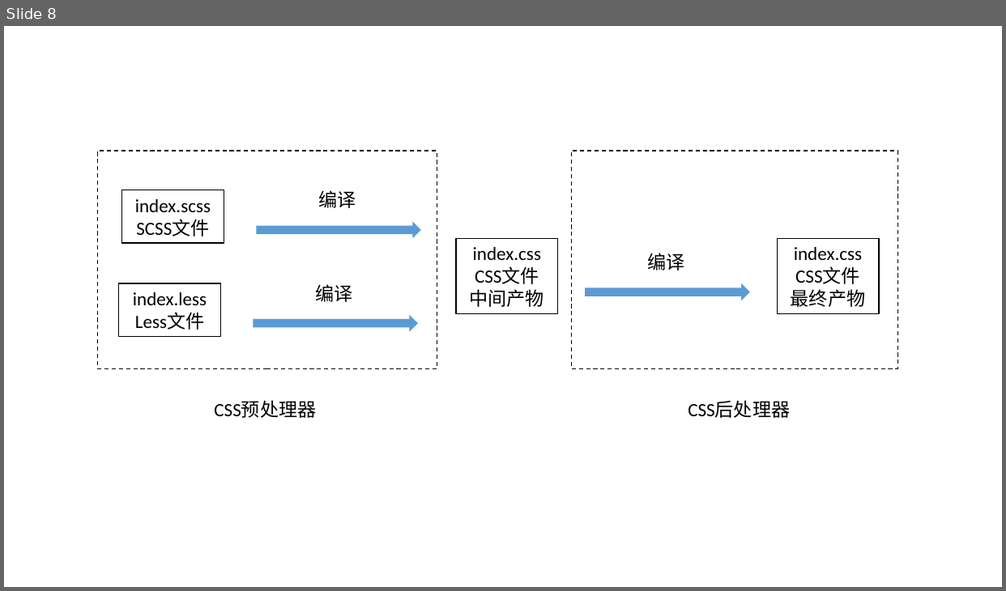
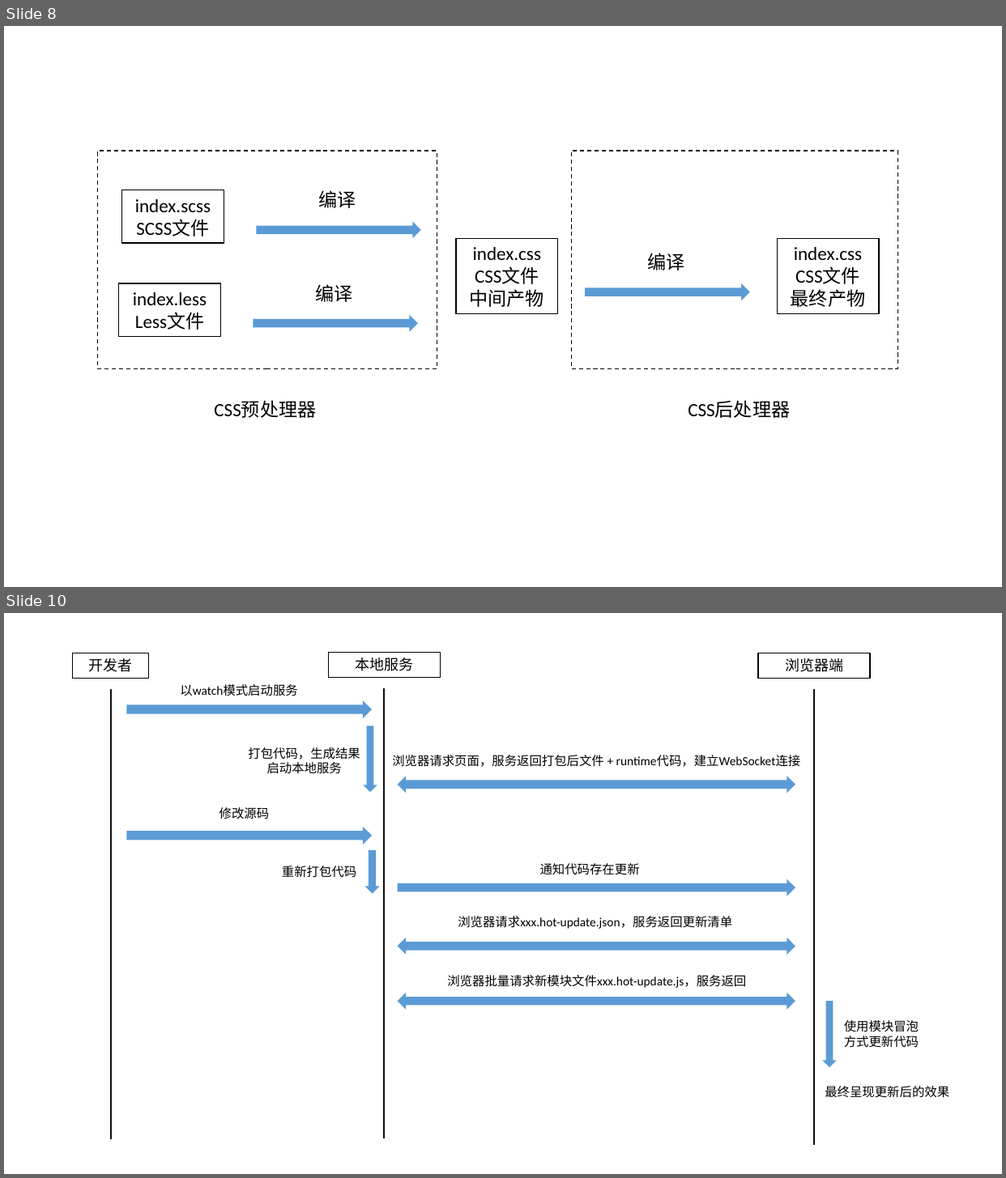
Before and after one commit to jzplp/jzplp.github.io, a slide deck: raws/画图.pptx. Shown one above the other, each under a label of ours: slide 8 before the commit, slides 8 and 10 after it; the slides between them are not shown. The pictures are 1006x591 and 1006x1178 pixels, drawn with LibreOffice and Linux fonts; fonts in the diff are those of the drawing. Boxes give left, top, right and bottom in pixels: in the first picture for what was removed or moved away, otherwise in the second. Text is boxed around its words. In the diff, an @@ line names an element or a change of style, - is before the commit and + after.

```diff
--- a/raws/画图.pptx
+++ b/raws/画图.pptx
@@ slide 10 added at box(4, 613, 1002, 1174), background #FFFFFF @@
@@ rectangle added at box(73, 653, 148, 679), outline #000000 1 pt, 14 pt, text #000000 @@
+开发者
@@ rectangle added at box(328, 652, 440, 677), outline #000000 1 pt, 14 pt, text #000000 @@
+本地服务
@@ rectangle added at box(759, 653, 870, 679), outline #000000 1 pt, 14 pt, text #000000 @@
+浏览器端
@@ text added at box(180, 684, 297, 696), 12 pt, text #000000 @@
+以watch模式启动服务
@@ line added from (111, 689) to (111, 1139), #0D0D0D 1.5 pt @@
@@ right arrow added at box(127, 700, 372, 718), fill #5B9BD5 @@
@@ line added from (385, 688) to (385, 1139), #0D0D0D 1.5 pt @@
@@ line added from (814, 689) to (814, 1145), #0D0D0D 1.5 pt @@
@@ right arrow added at box(364, 726, 377, 793), fill #5B9BD5 @@
@@ text added at box(248, 747, 360, 774), 12 pt, text #000000 @@
+打包代码，生成结果启动本地服务
@@ text added at box(392, 755, 801, 767), 12 pt, text #000000 @@
+浏览器请求页面，服务返回打包后文件 + runtime代码，建立WebSocket连接
@@ left right arrow added at box(398, 776, 796, 794), fill #5B9BD5 @@
@@ right arrow added at box(127, 826, 372, 845), fill #5B9BD5 @@
@@ text added at box(219, 807, 270, 820), 12 pt, text #000000 @@
+修改源码
@@ right arrow added at box(364, 850, 380, 894), fill #5B9BD5 @@
@@ text added at box(282, 866, 356, 878), 12 pt, text #000000 @@
+重新打包代码
@@ right arrow added at box(398, 879, 796, 897), fill #5B9BD5 @@
@@ text added at box(540, 863, 640, 875), 12 pt, text #000000 @@
+通知代码存在更新
@@ text added at box(458, 916, 732, 929), 12 pt, text #000000 @@
+浏览器请求xxx.hot-update.json，服务返回更新清单
@@ left right arrow added at box(398, 938, 796, 955), fill #5B9BD5 @@
@@ text added at box(447, 975, 746, 988), 12 pt, text #000000 @@
+浏览器批量请求新模块文件xxx.hot-update.js，服务返回
@@ left right arrow added at box(398, 993, 796, 1010), fill #5B9BD5 @@
@@ right arrow added at box(822, 1001, 837, 1067), fill #5B9BD5 @@
@@ text added at box(844, 1020, 918, 1048), 12 pt, text #000000 @@
+使用模块冒泡方式更新代码
@@ text added at box(825, 1086, 949, 1098), 12 pt, text #000000 @@
+最终呈现更新后的效果
```
Also in this commit, not shown: 1 slide changed, 1 other slide added, 4 other files.
